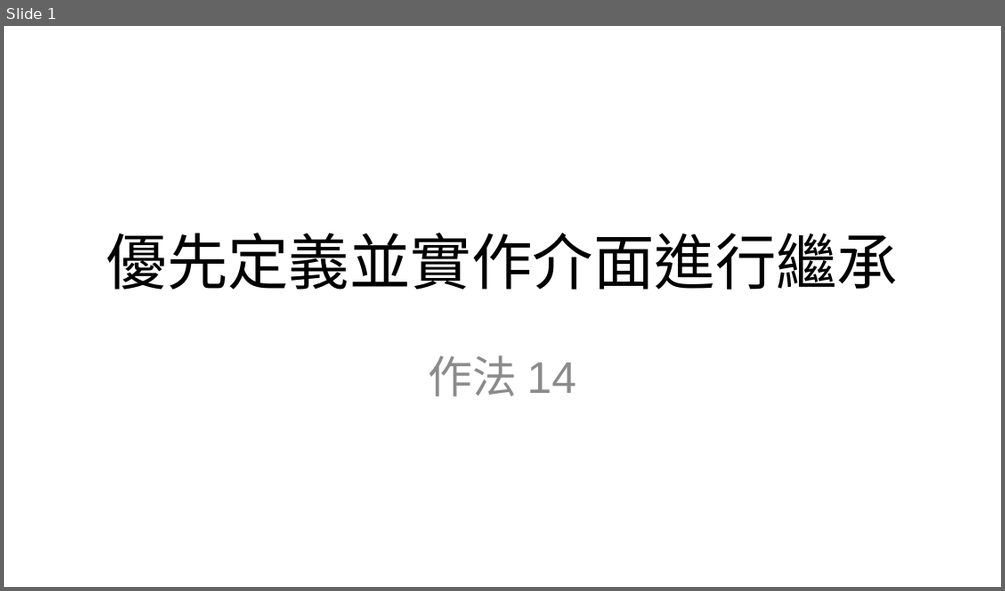
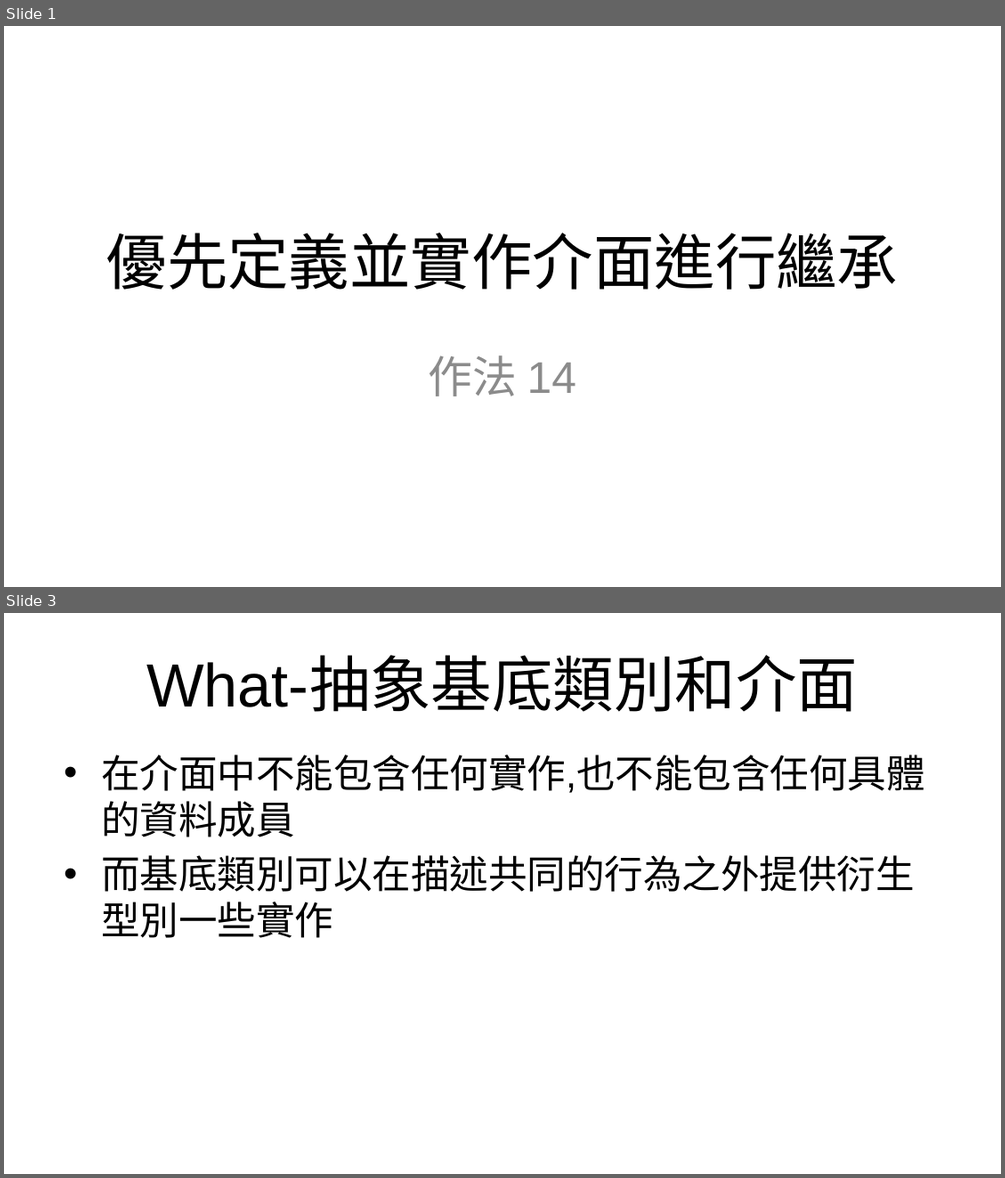
Before and after one commit to Chesham/more-effective-csharp, a slide deck: more-effective-csharp-2nd-edition/slides/item14-優先定義並實作介面進行繼承.pptx. Shown one above the other, each under a label of ours: slide 1 before the commit, slides 1 and 3 after it; the slides between them are not shown. The pictures are 1005x591 and 1005x1178 pixels, drawn with LibreOffice and Linux fonts; fonts in the diff are those of the drawing; background and template pictures are left out. Boxes give left, top, right and bottom in pixels: in the first picture for what was removed or moved away, otherwise in the second. Text is boxed around its words. In the diff, an @@ line names an element or a change of style, - is before the commit and + after.

```diff
--- a/more-effective-csharp-2nd-edition/slides/item14-優先定義並實作介面進行繼承.pptx
+++ b/more-effective-csharp-2nd-edition/slides/item14-優先定義並實作介面進行繼承.pptx
@@ slide 3 added at bbox=[4, 613, 1001, 1174], background picture (left out) @@
@@ title added at bbox=[146, 657, 858, 712], 44 pt, text #000000 @@
+What-抽象基底類別和介面
@@ text added at bbox=[101, 755, 924, 938], 28 pt, text #000000 @@
+• 在介面中不能包含任何實作,也不能包含任何具體的資料成員
+• 而基底類別可以在描述共同的行為之外提供衍生型別一些實作
```
Also in this commit, not shown: 3 other slides added, 2 other files.
